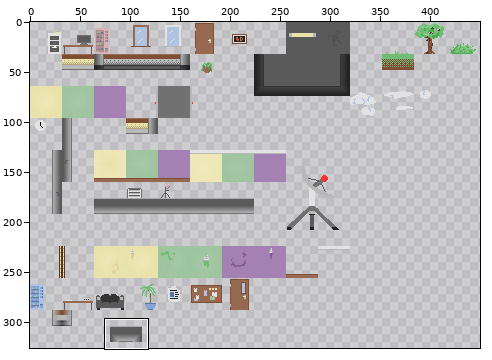
A sprite sheet gets an edit: Assets/Artwork/Tileset.png. Above: a wide view before the commit, with the close-up outlined.
Close-up. Old version:
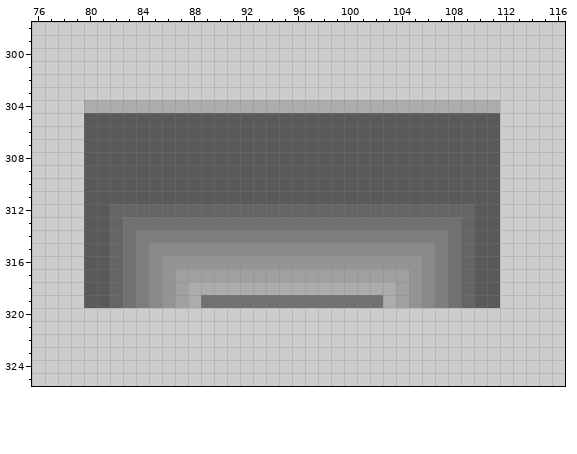
The file is 500x500 pixels. Pixels under 10% opacity are left out. Colours within 5 levels of each other are drawn and written as one. Shown: x 76..116, y 298..325. The wide view leaves out empty margins.
And afterwards:
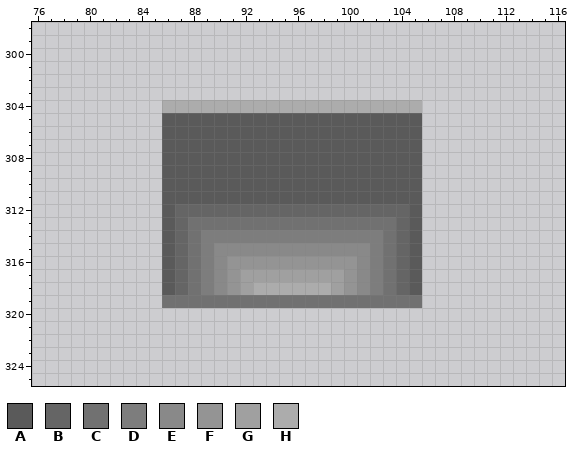
Palette (. is transparent): A #5a5a5a  B #656565  C #717171  D #7d7d7d  E #898989  F #949494  G #a0a0a0  H #acacac
Change:
y 304: x 80..85 HHHHHH -> ......; x 106..111 HHHHHH -> ......
y 305..311: x 80..85 AAAAAA -> ......; x 106..111 AAAAAA -> ......
y 312: x 80..86 AABBBBB -> ......A; x 105..111 BBBBBAA -> A......
y 313: x 80..87 AABCCCCC -> ......AB; x 104..111 CCCCCBAA -> BA......
y 314: x 80..88 AABCDDDDD -> ......ABC; x 103..111 DDDDDCBAA -> CBA......
y 315: x 80..89 AABCDEEEEE -> ......ABCD; x 102..111 EEEEEDCBAA -> DCBA......
y 316: x 80..90 AABCDEFFFFF -> ......ABCDE; x 101..111 FFFFFEDCBAA -> EDCBA......
y 317: x 80..91 AABCDEFGGGGG -> ......ABCDEF; x 100..111 GGGGGFEDCBAA -> FEDCBA......
y 318: x 80..92 AABCDEFGHHHHH -> ......ABCDEFG; x 99..111 HHHHHGFEDCBAA -> GFEDCBA......
y 319: x 80..88 AABCDEFGH -> ......CCC; x 103..111 HGFEDCBAA -> CCC......
Boxes around the changes in both close-ups, in picture pixels (x1, y1, x2, y2):
changed: (84, 100, 253, 308)
changed: (331, 100, 500, 308)
